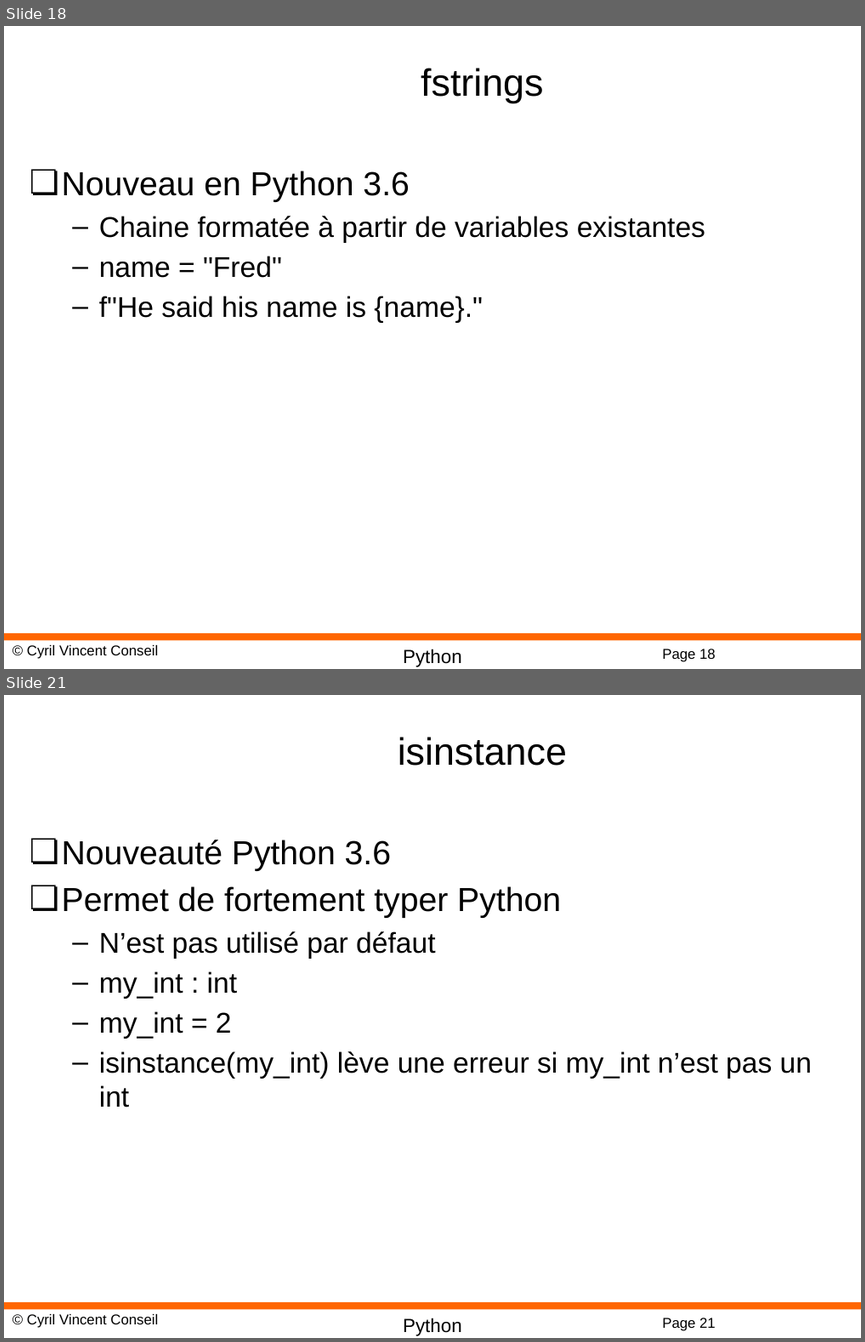
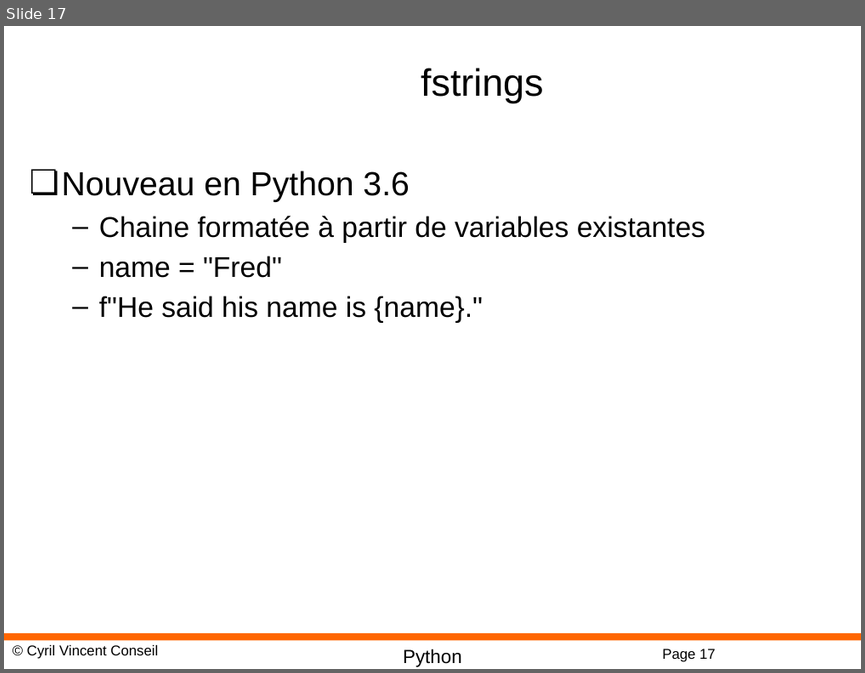
Before and after one commit to cyrilvincent/python, a slide deck: ppt/Python02-Variables.pptx. Shown one above the other, each under a label of ours: slides 18 and 21 before the commit, slide 17 after it; the slides between them are not shown. The pictures are 865x1342 and 865x673 pixels, drawn with LibreOffice and Linux fonts; fonts in the diff are those of the drawing; background and template pictures are left out. Boxes give left, top, right and bottom in pixels: in the first picture for what was removed or moved away, otherwise in the second. Text is boxed around its words. In the diff, an @@ line names an element or a change of style, - is before the commit and + after.

```diff
--- a/ppt/Python02-Variables.pptx
+++ b/ppt/Python02-Variables.pptx
@@ slide 21 removed at (4,695,861,1338), background #FFFFFF; not listed: 4 template elements that a slide beside it also shows @@
@@ title removed at (398,737,567,766) @@
-isinstance
@@ text removed at (62,839,812,1107) @@
-❏ Nouveauté Python 3.6
-❏ Permet de fortement typer Python
-  – N’est pas utilisé par défaut
-  – my_int : int
-  – my_int = 2
-  – isinstance(my_int) lève une erreur si my_int n’est pas un int
@@ what was slide 18 is now slide 17 @@
@@ page number at (662,648,715,662): text changed @@
-Page 18
+Page 17
```
Also in this commit, not shown: 1 slide changed, 1 other slide removed, 4 other files.
